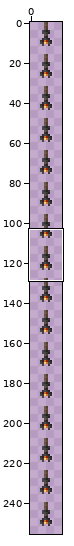
Sprite sheet -- default/default_torch_on_ceiling_animated.png. The first picture is a wide view before the edit; the outline marks the close-up.
Close-up. Old version:
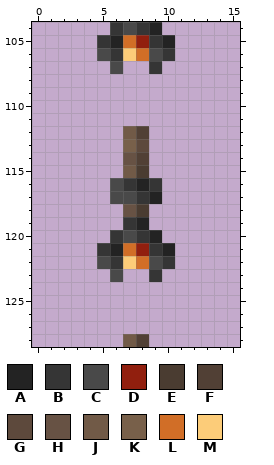
The file is 16x256 pixels. Colours within 5 levels of each other are drawn and written as one. Shown: x 0..15, y 104..128. The commit also changed other parts of the picture, which this record leaves out.
Palette (. is transparent): A #232323  B #353535  C #494949  D #911f0e  E #4a3c31  F #514035  G #5d493c  H #675244  J #715a47  K #78604a  L #d16e27  M #fccc79
Pixels before, first column x 5:
104 .BCBA.
105 BALDBA
106 CBMLCB
107 .C..B.
108 ......
109 ......
110 ......
111 ......
112 ..JF..
113 ..KG..
114 ..HF..
115 ..JE..
116 .CBAB.
117 .CCBA.
118 ..HE..
119 ..BA..
120 .BCBA.
121 BALDBA
122 CBMLCB
123 .C..B.
124 ......
125 ......
126 ......
127 ......
128 ..JF..
Now the later version:
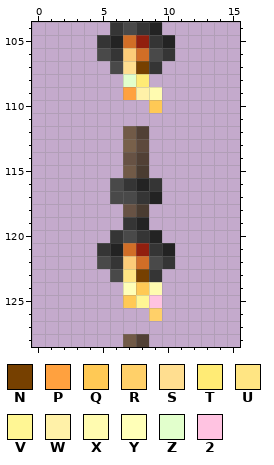
Colours new in this view: N #764000  P #ffa13f  Q #ffc955  R #ffd069  S #ffde90  T #ffeb75  U #ffe583  V #fff694  W #fff1a8  X #fffbb0  Y #ffffb8  Z #e2ffcc  2 #ffc3e1
Changes in this commit:
Changed rows in their new state; - is an unchanged pixel.
first column x 7:
107 SN-
108 ZT-
109 PWX
110 --Q
first column x 7:
123 UN-
124 YQX
125 QV2
126 --R
